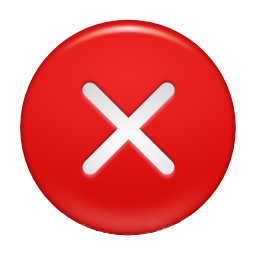
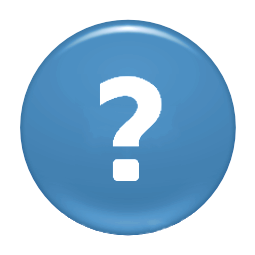
Before/after of a w=255, h=255 layered artwork. What changed in the layer stack:
added layer "unknown" above "fail" over left=20, top=19, right=236, bottom=236
hid "fail" over left=20, top=19, right=236, bottom=236
